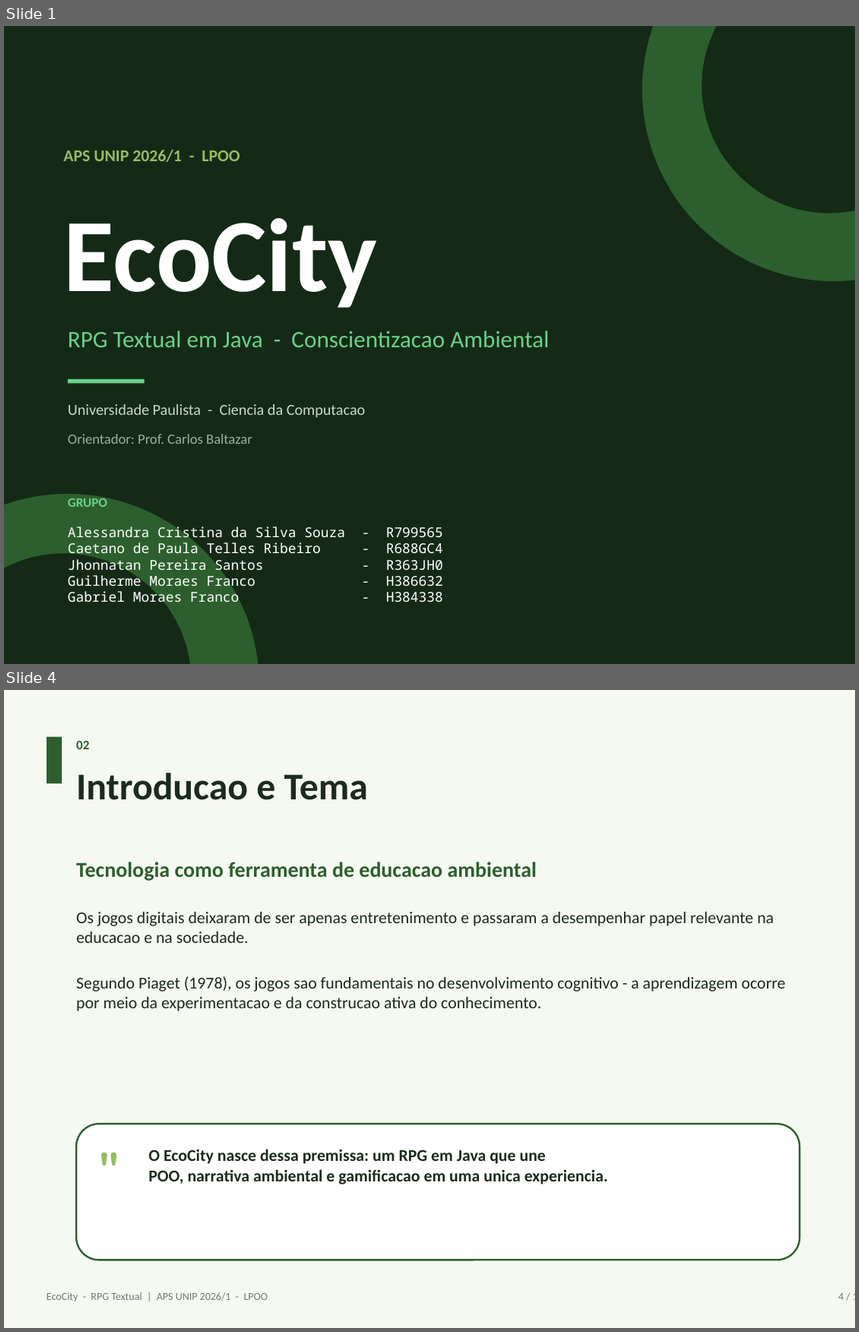
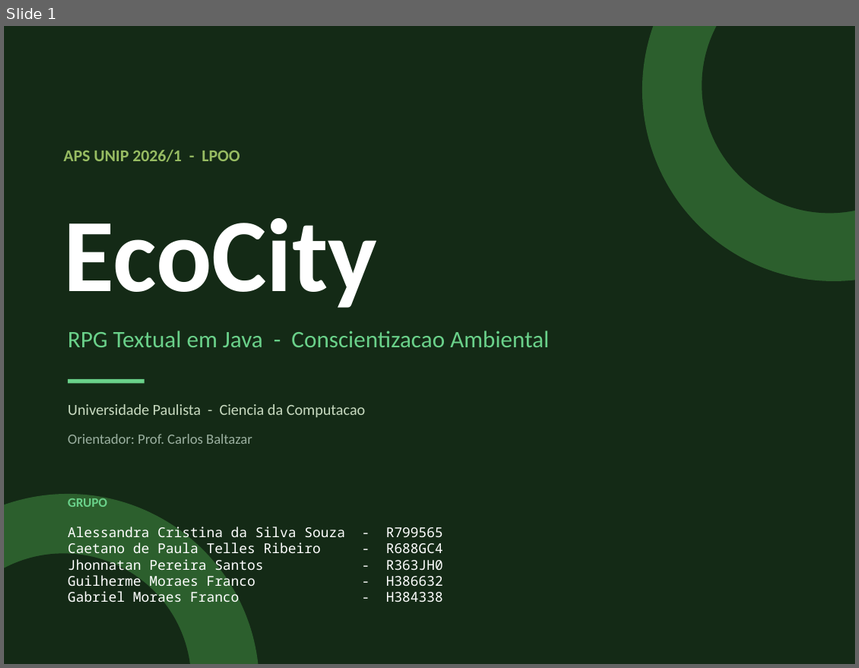
Before and after one commit to BielmFranco/EcoCity, a slide deck: relatorio/ApresentacaoEcoCity.pptx. Shown one above the other, each under a label of ours: slides 1 and 4 before the commit, slide 1 after it; the slides between them are not shown. The pictures are 859x1332 and 859x668 pixels, drawn with LibreOffice and Linux fonts; fonts in the diff are those of the drawing. Boxes give left, top, right and bottom in pixels: in the first picture for what was removed or moved away, otherwise in the second. Text is boxed around its words. In the diff, an @@ line names an element or a change of style, - is before the commit and + after.

Commit message:
Reduz apresentacao para 12 slides e ajusta layout
Estrutura: 3 introducao + 6 projeto + 3 codigo.
Corrige typo "Title" para "Titulo" no slide de niveis.
Ajusta fonte da formula de pontuacao para nao quebrar linha.
Remove conectores cruzados no diagrama de hierarquia.

```diff
--- a/relatorio/ApresentacaoEcoCity.pptx
+++ b/relatorio/ApresentacaoEcoCity.pptx
@@ slide 4 removed at <box>4,690,855,1328</box>, background #F6F8F2 @@
@@ rectangle removed at <box>47,737,62,783</box> @@
@@ text removed at <box>76,741,89,749</box> @@
-02
@@ text removed at <box>76,773,368,800</box> @@
-Introducao e Tema
@@ text removed at <box>76,862,537,881</box> @@
-Tecnologia como ferramenta de educacao ambiental
@@ text removed at <box>76,912,786,1011</box> @@
-Os jogos digitais deixaram de ser apenas entretenimento e passaram a desempenhar papel relevante na educacao e na sociedade.
-Segundo Piaget (1978), os jogos sao fundamentais no desenvolvimento cognitivo - a aprendizagem ocorre por meio da experimentacao e da construcao ativa do conhecimento.
@@ rounded rectangle removed at <box>76,1124,800,1260</box> @@
@@ text removed at <box>97,1137,140,1179</box> @@
-"
@@ text removed at <box>148,1149,608,1185</box> @@
-O EcoCity nasce dessa premissa: um RPG em Java que une
-POO, narrativa ambiental e gamificacao em uma unica experiencia.
@@ text removed at <box>47,1293,268,1302</box> @@
-EcoCity - RPG Textual | APS UNIP 2026/1 - LPOO
@@ text removed at <box>838,1293,844,1300</box> @@
-4 / 19
```
Also in this commit, not shown: 7 slides changed, 4 slides added, 10 other slides removed, 1 other file.
